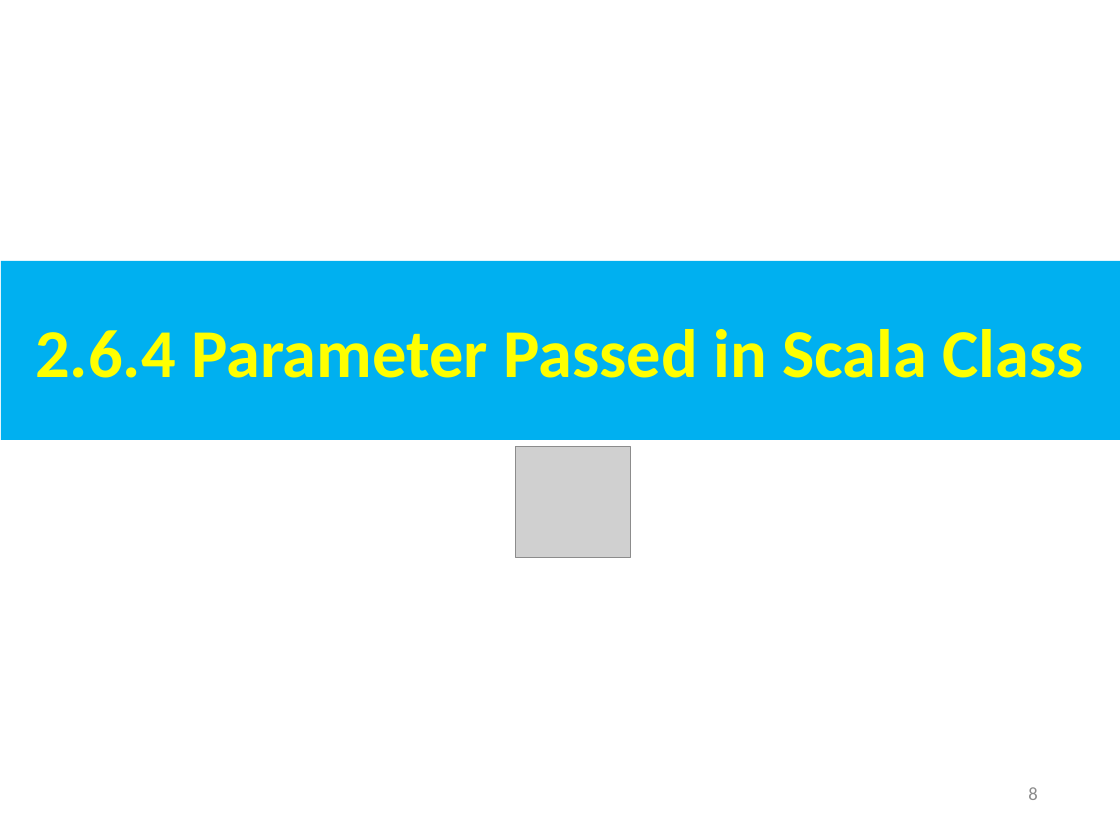
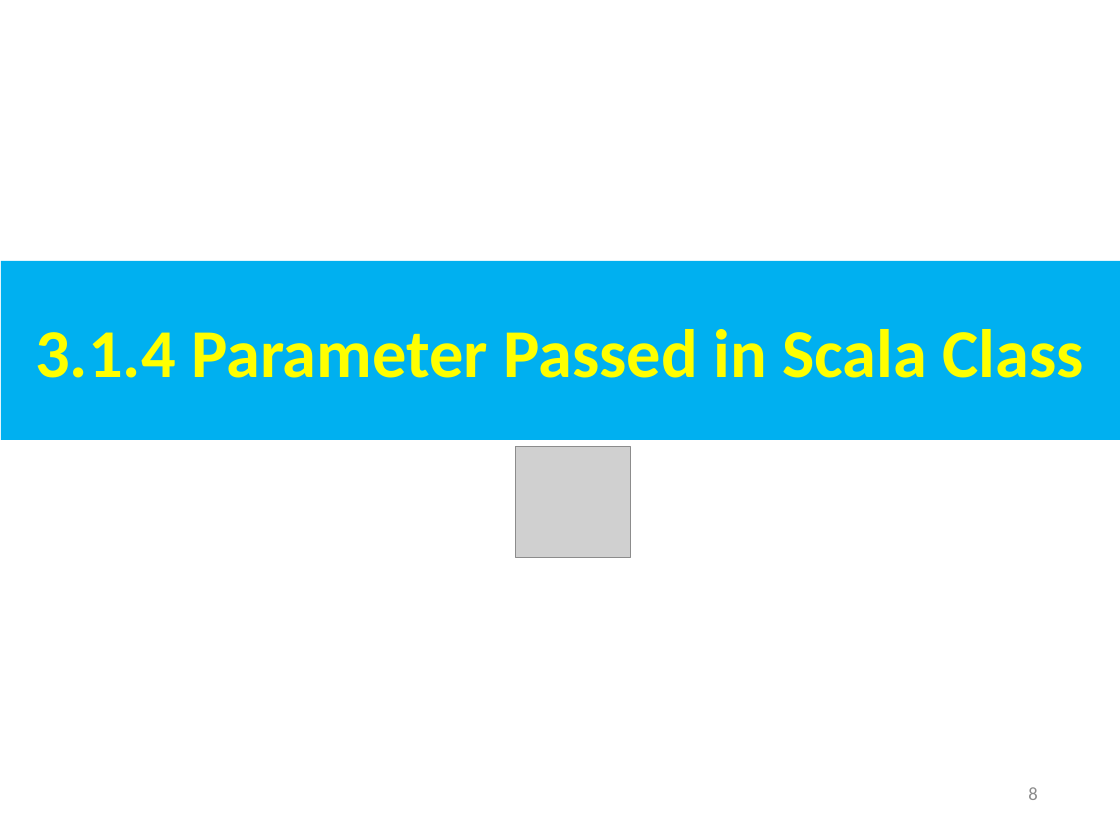
Before and after one commit to peterhchen/AIU_CS800_Chisel, a slide deck: slide 8 of 300_UCB_BC/003.1_Parameter/000_Video/003.1_Parameter.ppt. Drawn at 1120x840 pixels with LibreOffice and Linux fonts; fonts in the diff are those of the drawing; grey boxes stand for pictures. Boxes give left, top, right and bottom in pixels: in the first picture for what was removed or moved away, otherwise in the second. Text is boxed around its words. In the diff, an @@ line names an element or a change of style, - is before the commit and + after.

```diff
--- a/300_UCB_BC/003.1_Parameter/000_Video/003.1_Parameter.ppt
+++ b/300_UCB_BC/003.1_Parameter/000_Video/003.1_Parameter.ppt
@@ text in rectangle at [35,329,1083,378]: text changed @@
-2.6.4 Parameter Passed in Scala Class
+3.1.4 Parameter Passed in Scala Class
```
Also in this commit, not shown: 48 other slides changed.
